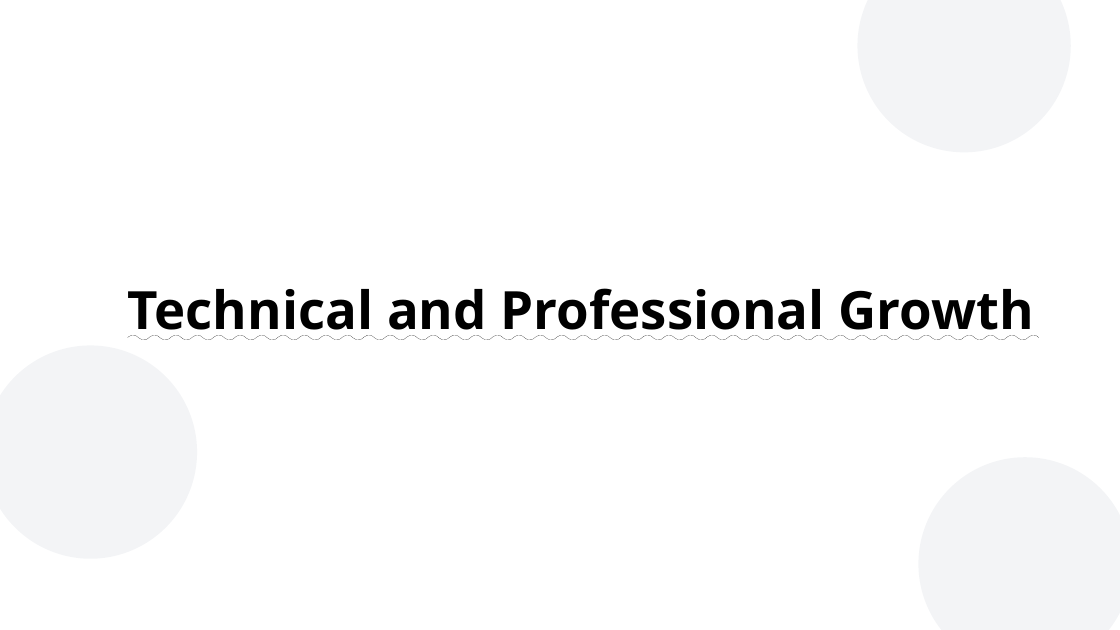
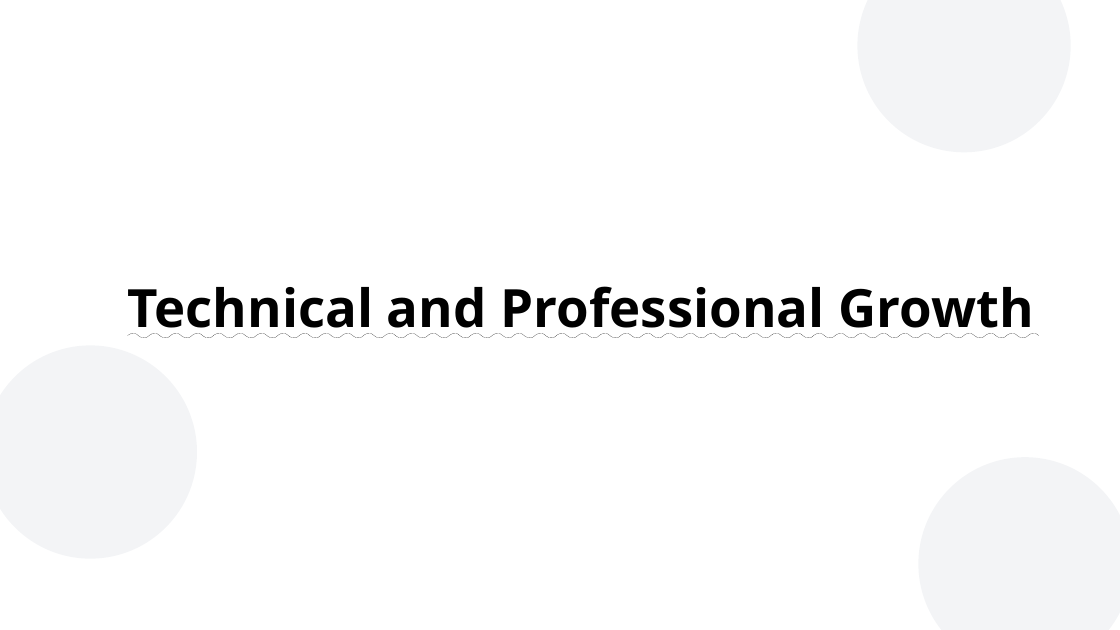
Before and after one commit to evSnow/Event_Planner, a slide deck: slide 9 of 3444Presentation.pptx. Drawn at 1120x630 pixels with LibreOffice and Linux fonts; fonts in the diff are those of the drawing; background and template pictures are left out. Boxes give left, top, right and bottom in pixels: in the first picture for what was removed or moved away, otherwise in the second. Text is boxed around its words. In the diff, an @@ line names an element or a change of style, - is before the commit and + after.

```diff
--- a/3444Presentation.pptx
+++ b/3444Presentation.pptx
@@ title "Technical and Professional Growth" at <box>128,286,1033,338</box>: line spacing 0.9 to 0.8 @@
```
Also in this commit, not shown: 3 other slides changed, 1 other file.
